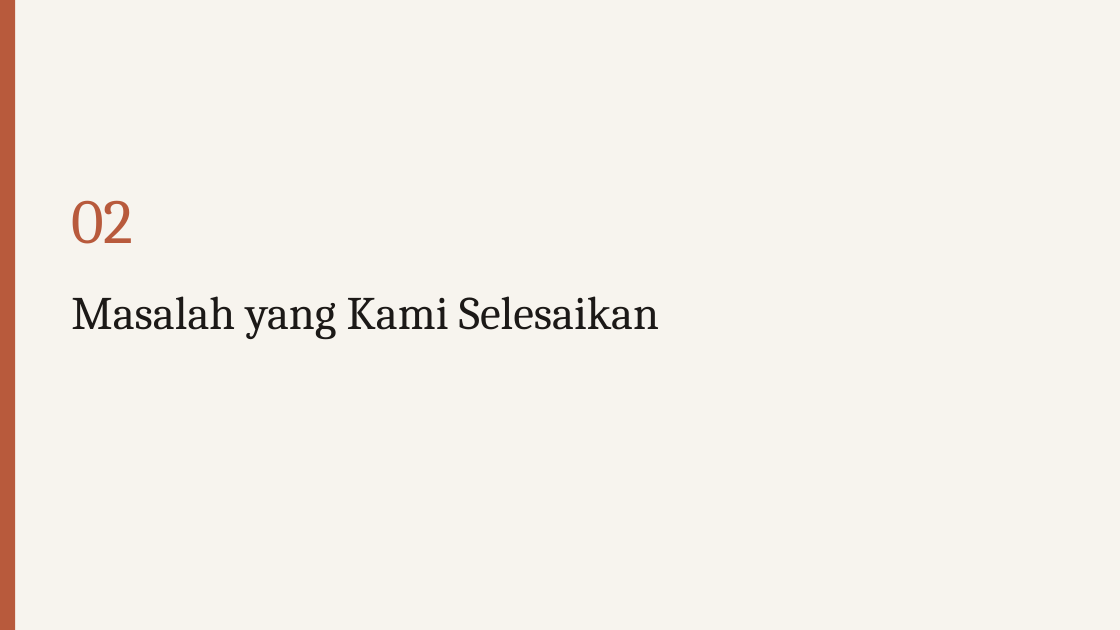
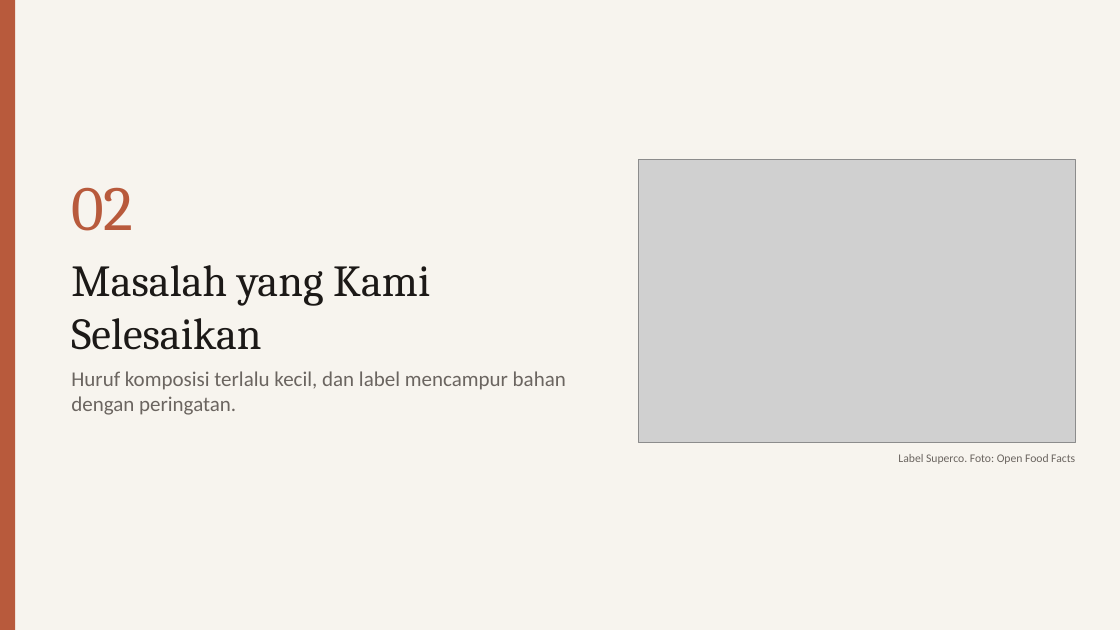
Before and after one commit to dendyramdhan/PantangMakan, a slide deck: slide 4 of presentasi/PantangMakan.pptx. Drawn at 1120x630 pixels with LibreOffice and Linux fonts; fonts in the diff are those of the drawing; grey boxes stand for pictures. Boxes give left, top, right and bottom in pixels: in the first picture for what was removed or moved away, otherwise in the second. Text is boxed around its words. In the diff, an @@ line names an element or a change of style, - is before the commit and + after.

```diff
--- a/presentasi/PantangMakan.pptx
+++ b/presentasi/PantangMakan.pptx
@@ text "02": place and size @@
-text "02" at bbox=[71, 200, 133, 244]
+text "02" at bbox=[71, 187, 133, 231]
@@ picture added at bbox=[639, 160, 1075, 443] @@
@@ text "Masalah yang Kami Selesaikan": place and size @@
-text "Masalah yang Kami Selesaikan" at bbox=[71, 296, 659, 339]
+text "Masalah yang Kami Selesaikan" at bbox=[71, 265, 430, 350]
@@ text "Masalah yang Kami Selesaikan" at bbox=[71, 265, 430, 350]: size 40 to 38 pt; vertical alignment middle to top @@
@@ text added at bbox=[71, 371, 566, 415], 18 pt, text #6B6560 @@
+Huruf komposisi terlalu kecil, dan label mencampur bahan dengan peringatan.
@@ text added at bbox=[898, 454, 1075, 464], 10 pt, text #6B6560 @@
+Label Superco. Foto: Open Food Facts
```
Also in this commit, not shown: 9 other slides changed, 3 slides added, 3 slides removed, 7 other files.
